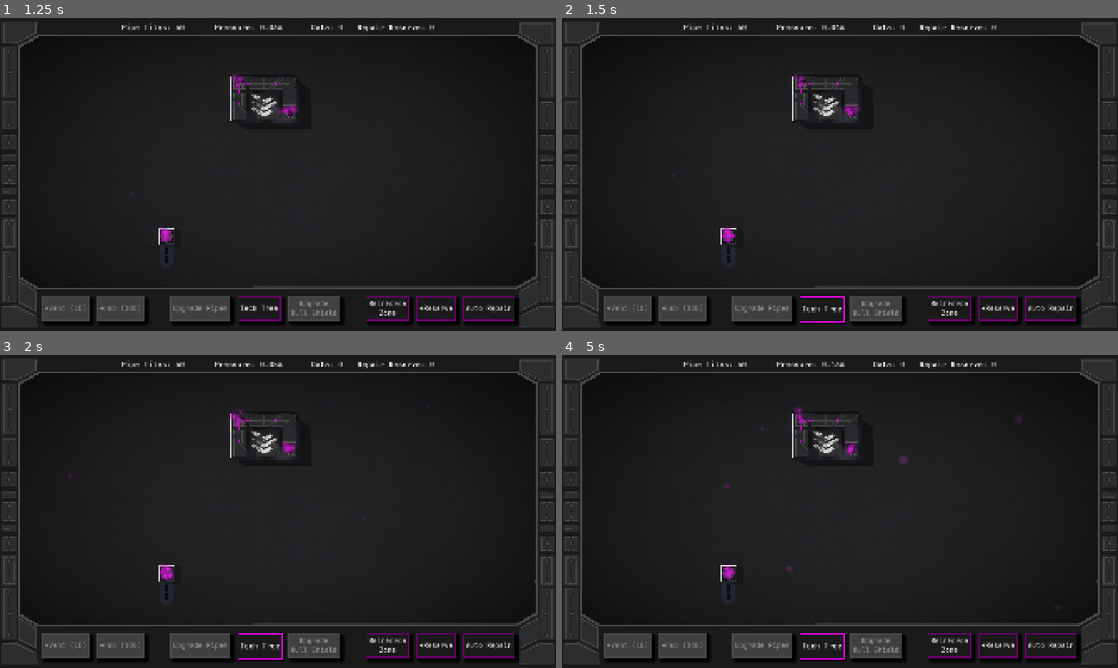
Above: before the commit, frames 1-4 (two rows, left to right).
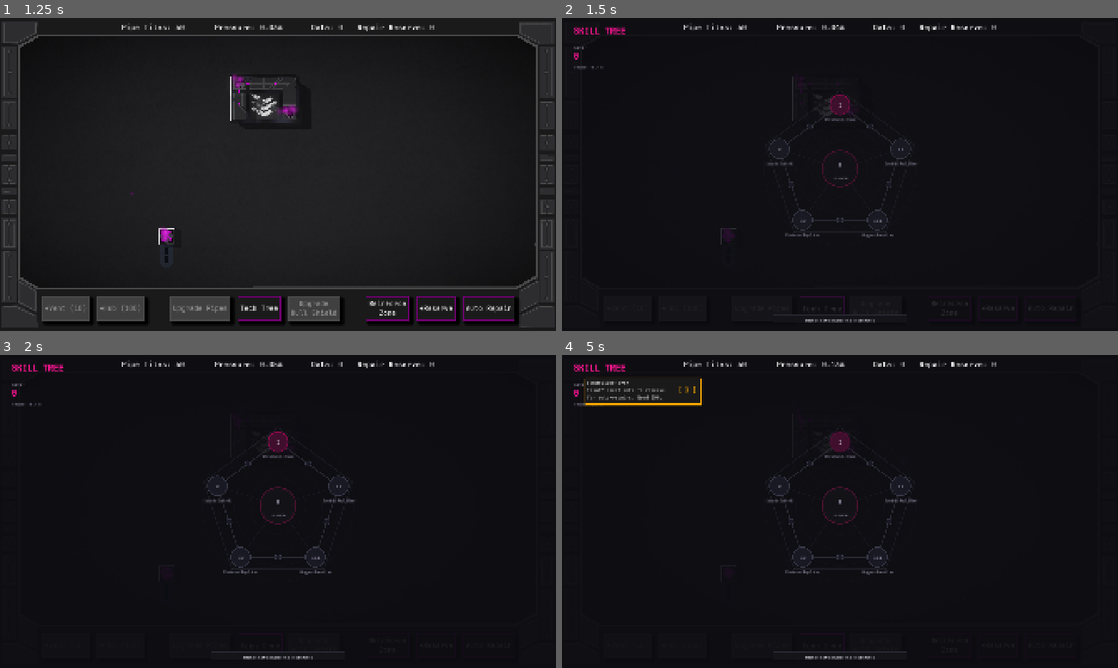
Above: after the commit, the same moments.

Repository: jravalani/helix_protocol_4
Game: Godot game, scene res://Scenes/main.tscn
Two runs of this game, one before a commit and one after it. Both use one fixed random seed, a clock stepped at 60 frames per second and the inputs below.
Inputs:
- Up to frame 1 (1.25 s): click "[ X ]" at 0.5 s
- Up to frame 2 (1.5 s): click "Tech Tree" at 1.25 s
- Up to frame 3 (2 s): no input
- Up to frame 4 (5 s): click "Reinforce Zone" at 2 s; click "+Reserve" at 2.75 s; click "Auto Repair" at 3.5 s; click "Tech Tree" at 4.25 s

Frame 1 is identical in both runs. In frame 2, 13% of the frame differs, in the area x 0-100%, y 1-99%; in frame 3, 13%; in frame 4, 14%.
Error before the commit: Parse Error: Preload file "res://Assets/Roboto-Medium.ttf" does not exist. (res://Scripts/tech_tree.gd:55)

Commit message:
Fix tech tree and the merge conflict issues

Diff:
--- a/Scripts/tech_tree.gd
+++ b/Scripts/tech_tree.gd
@@ -52,7 +52,7 @@
 # ═══════════════════════════════════════════════════════════════
 
 func _ready() -> void:
-	font = preload("res://Assets/Roboto-Medium.ttf")
+	font = preload("res://Assets/Fonts/JetBrainsMono-ExtraBold.ttf")
 	mouse_filter = Control.MOUSE_FILTER_STOP
 
 	SignalBus.open_rocket_menu.connect(_on_open_rocket_menu)
@@ -263,13 +263,6 @@
 	var bar_label = "ROCKET COMPLETION: %d / 5 SEGMENTS" % GameData.current_rocket_phase
 	_text_c(bar_label, Vector2(size.x / 2.0, by + bh / 2.0 + 5.0), 12, COL_TEXT)
 
-	# ── Close button ──
-	var cp = Vector2(size.x - 48, 42); var cr = 16.0
-	draw_circle(cp, cr, COL_LOCKED_FILL if not hover_close else Color(0.18, 0.18, 0.22))
-	draw_arc(cp, cr, 0, TAU, 24, COL_MAGENTA if hover_close else COL_FRAME, 1.5, true)
-	var xc = COL_TEXT if hover_close else COL_TEXT_DIM
-	draw_line(cp + Vector2(-6, -6), cp + Vector2(6, 6), xc, 2.0)
-	draw_line(cp + Vector2(6, -6), cp + Vector2(-6, 6), xc, 2.0)
 
 # ── Tooltip for hovered skill node ────────────────────────────
 func _draw_tooltip() -> void:
--- a/UITestScenes/tech_tree.tscn
+++ b/UITestScenes/tech_tree.tscn
@@ -1,8 +1,6 @@
 [gd_scene format=3 uid="uid://chapr2oeoqwub"]
 
 [ext_resource type="Script" uid="uid://cyk7rpblt5coq" path="res://Scripts/tech_tree.gd" id="1_jfnlj"]
-[ext_resource type="LabelSettings" uid="uid://cfd35apj0sieb" path="res://Resources/TestUIFont.tres" id="2_ced14"]
-[ext_resource type="PackedScene" uid="uid://b7lxulyt7rojl" path="res://Scenes/button.tscn" id="3_jfnlj"]
 
 [node name="TechTree" type="Control" unique_id=487823733]
 layout_mode = 3
@@ -12,51 +10,3 @@
 grow_horizontal = 2
 grow_vertical = 2
 script = ExtResource("1_jfnlj")
-
-[node name="ColorRect" type="ColorRect" parent="." unique_id=506281807]
-layout_mode = 1
-anchors_preset = 15
-anchor_right = 1.0
-anchor_bottom = 1.0
-grow_horizontal = 2
-grow_vertical = 2
-color = Color(0, 0, 0, 0.5)
-
-[node name="Panel" type="Panel" parent="." unique_id=1191606043]
-layout_mode = 1
-anchors_preset = 15
-anchor_right = 1.0
-anchor_bottom = 1.0
-grow_horizontal = 2
-grow_vertical = 2
-
-[node name="VBoxContainer" type="VBoxContainer" parent="Panel" unique_id=2050388756]
-layout_mode = 1
-anchors_preset = 8
-anchor_left = 0.5
-anchor_top = 0.5
-anchor_right = 0.5
-anchor_bottom = 0.5
-offset_left = -329.5
-offset_top = -241.0
-offset_right = 329.5
-offset_bottom = 241.0
-grow_horizontal = 2
-grow_vertical = 2
-theme_override_constants/separation = 120
-
-[node name="Label" type="Label" parent="Panel/VBoxContainer" unique_id=1085006247]
-layout_mode = 2
-text = "ROCKET/TECH TREE"
-label_settings = ExtResource("2_ced14")
-horizontal_alignment = 1
-
-[node name="PurchaseSegmentButton" parent="Panel/VBoxContainer" unique_id=1980808902 instance=ExtResource("3_jfnlj")]
-layout_mode = 2
-
-[node name="CloseButton" parent="Panel/VBoxContainer" unique_id=1714382726 instance=ExtResource("3_jfnlj")]
-layout_mode = 2
-text = "Dismiss"
-
-[connection signal="pressed" from="Panel/VBoxContainer/PurchaseSegmentButton" to="." method="_on_purchase_segment_button_pressed"]
-[connection signal="pressed" from="Panel/VBoxContainer/CloseButton" to="." method="_on_close_button_pressed"]
--- a/project.godot
+++ b/project.godot
@@ -12,7 +12,7 @@
 
 config/name="fpp4"
 run/main_scene="uid://cnmu3c4pg7icy"
-config/features=PackedStringArray("4.6", "Mobile")
+config/features=PackedStringArray("4.5", "Mobile")
 config/icon="res://icon.svg"
 
 [autoload]
@@ -20,7 +20,7 @@
 GameData="*uid://ce4x28ymrtnxu"
 ResourceManager="*uid://buxm4x4opy20i"
 SignalBus="*uid://me1qrsn08x06"
-NotificationManager="*uid://dmewkokqo3rd7"
+NotificationManager="*res://Scenes/notification_manager.tscn"
 
 [display]
 
